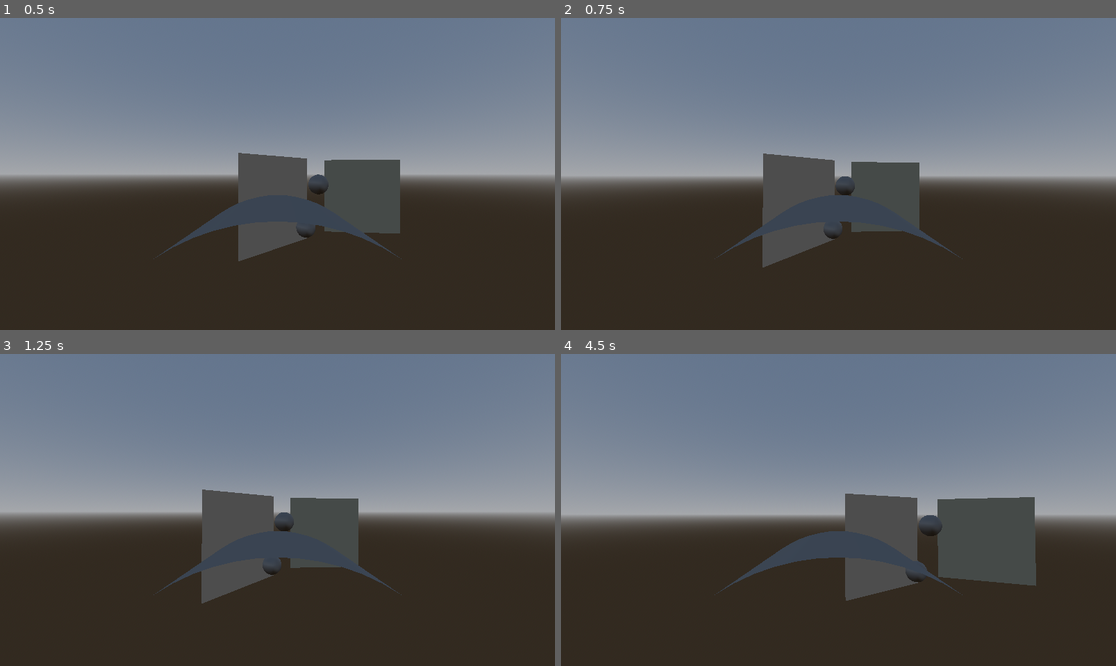
Above: before the commit, frames 1-4 (two rows, left to right).
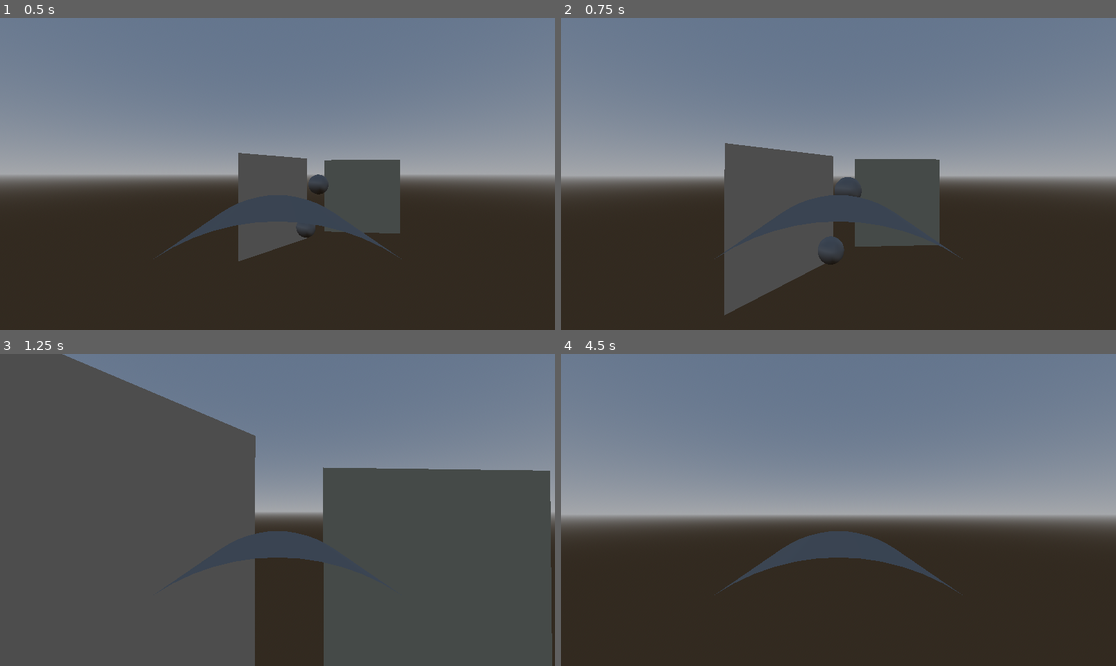
Above: after the commit, the same moments.

Repository: Norodix/GodotMirror
Game: Godot game, scene res://Demo/DemoWorld.tscn
Same seed, same stepped clock (60 frames per second), same inputs: the game is played once before the commit and once after it.
Inputs (mouse positions are in pixels of both pictures, inside the frame that each line leads up to):
- Up to frame 1 (0.5 s): no input
- Up to frame 2 (0.75 s): tap Enter at 0.5 s; move the mouse to (866, 174) at 0.52 s; hold Up (ui_up, bound only after the commit) from 0.53 s (still down)
- Up to frame 3 (1.25 s): keep holding Up (ui_up, bound only after the commit)
- Up to frame 4 (4.5 s): keep holding Up (ui_up, bound only after the commit); move the mouse to (810, 510) at 1.27 s; tap Space at 2, 3.5 s; move the mouse to (849, 503) at 2.02 s; tap Enter at 2.75, 4.25 s; move the mouse to (832, 516) at 2.77 s; move the mouse to (877, 513) at 3.52 s; move the mouse to (794, 506) at 4.27 s

Frame 1 is identical in both runs. In frame 2, 6.2% of the frame differs, in the area x 29-69%, y 40-96%; in frame 3, 62%, in the area x 0-100%, y 0-100%; in frame 4, 7.1%.

Commit message:
Fixed input map

Diff:
--- a/project.godot
+++ b/project.godot
@@ -23,30 +23,30 @@
 
 ui_left={
 "deadzone": 0.5,
-"events": [Object(InputEventKey,"resource_local_to_scene":false,"resource_name":"","device":0,"window_id":0,"alt_pressed":false,"shift_pressed":false,"ctrl_pressed":false,"meta_pressed":false,"pressed":false,"keycode":0,"physical_keycode":0,"key_label":0,"unicode":0,"echo":false,"script":null)
+"events": [Object(InputEventKey,"resource_local_to_scene":false,"resource_name":"","device":-1,"window_id":0,"alt_pressed":false,"shift_pressed":false,"ctrl_pressed":false,"meta_pressed":false,"pressed":false,"keycode":4194319,"physical_keycode":0,"key_label":0,"unicode":0,"echo":false,"script":null)
 , Object(InputEventJoypadButton,"resource_local_to_scene":false,"resource_name":"","device":0,"button_index":14,"pressure":0.0,"pressed":false,"script":null)
-, Object(InputEventKey,"resource_local_to_scene":false,"resource_name":"","device":0,"window_id":0,"alt_pressed":false,"shift_pressed":false,"ctrl_pressed":false,"meta_pressed":false,"pressed":false,"keycode":0,"physical_keycode":0,"key_label":0,"unicode":0,"echo":false,"script":null)
+, Object(InputEventKey,"resource_local_to_scene":false,"resource_name":"","device":-1,"window_id":0,"alt_pressed":false,"shift_pressed":false,"ctrl_pressed":false,"meta_pressed":false,"pressed":false,"keycode":0,"physical_keycode":65,"key_label":0,"unicode":97,"echo":false,"script":null)
 ]
 }
 ui_right={
 "deadzone": 0.5,
-"events": [Object(InputEventKey,"resource_local_to_scene":false,"resource_name":"","device":0,"window_id":0,"alt_pressed":false,"shift_pressed":false,"ctrl_pressed":false,"meta_pressed":false,"pressed":false,"keycode":0,"physical_keycode":0,"key_label":0,"unicode":0,"echo":false,"script":null)
+"events": [Object(InputEventKey,"resource_local_to_scene":false,"resource_name":"","device":-1,"window_id":0,"alt_pressed":false,"shift_pressed":false,"ctrl_pressed":false,"meta_pressed":false,"pressed":false,"keycode":4194321,"physical_keycode":0,"key_label":0,"unicode":0,"echo":false,"script":null)
 , Object(InputEventJoypadButton,"resource_local_to_scene":false,"resource_name":"","device":0,"button_index":15,"pressure":0.0,"pressed":false,"script":null)
-, Object(InputEventKey,"resource_local_to_scene":false,"resource_name":"","device":0,"window_id":0,"alt_pressed":false,"shift_pressed":false,"ctrl_pressed":false,"meta_pressed":false,"pressed":false,"keycode":0,"physical_keycode":0,"key_label":0,"unicode":0,"echo":false,"script":null)
+, Object(InputEventKey,"resource_local_to_scene":false,"resource_name":"","device":-1,"window_id":0,"alt_pressed":false,"shift_pressed":false,"ctrl_pressed":false,"meta_pressed":false,"pressed":false,"keycode":0,"physical_keycode":68,"key_label":0,"unicode":100,"echo":false,"script":null)
 ]
 }
 ui_up={
 "deadzone": 0.5,
-"events": [Object(InputEventKey,"resource_local_to_scene":false,"resource_name":"","device":0,"window_id":0,"alt_pressed":false,"shift_pressed":false,"ctrl_pressed":false,"meta_pressed":false,"pressed":false,"keycode":0,"physical_keycode":0,"key_label":0,"unicode":0,"echo":false,"script":null)
+"events": [Object(InputEventKey,"resource_local_to_scene":false,"resource_name":"","device":-1,"window_id":0,"alt_pressed":false,"shift_pressed":false,"ctrl_pressed":false,"meta_pressed":false,"pressed":false,"keycode":4194320,"physical_keycode":0,"key_label":0,"unicode":0,"echo":false,"script":null)
 , Object(InputEventJoypadButton,"resource_local_to_scene":false,"resource_name":"","device":0,"button_index":12,"pressure":0.0,"pressed":false,"script":null)
-, Object(InputEventKey,"resource_local_to_scene":false,"resource_name":"","device":0,"window_id":0,"alt_pressed":false,"shift_pressed":false,"ctrl_pressed":false,"meta_pressed":false,"pressed":false,"keycode":0,"physical_keycode":0,"key_label":0,"unicode":0,"echo":false,"script":null)
+, Object(InputEventKey,"resource_local_to_scene":false,"resource_name":"","device":-1,"window_id":0,"alt_pressed":false,"shift_pressed":false,"ctrl_pressed":false,"meta_pressed":false,"pressed":false,"keycode":0,"physical_keycode":87,"key_label":0,"unicode":119,"echo":false,"script":null)
 ]
 }
 ui_down={
 "deadzone": 0.5,
-"events": [Object(InputEventKey,"resource_local_to_scene":false,"resource_name":"","device":0,"window_id":0,"alt_pressed":false,"shift_pressed":false,"ctrl_pressed":false,"meta_pressed":false,"pressed":false,"keycode":0,"physical_keycode":0,"key_label":0,"unicode":0,"echo":false,"script":null)
+"events": [Object(InputEventKey,"resource_local_to_scene":false,"resource_name":"","device":-1,"window_id":0,"alt_pressed":false,"shift_pressed":false,"ctrl_pressed":false,"meta_pressed":false,"pressed":false,"keycode":4194322,"physical_keycode":0,"key_label":0,"unicode":0,"echo":false,"script":null)
 , Object(InputEventJoypadButton,"resource_local_to_scene":false,"resource_name":"","device":0,"button_index":13,"pressure":0.0,"pressed":false,"script":null)
-, Object(InputEventKey,"resource_local_to_scene":false,"resource_name":"","device":0,"window_id":0,"alt_pressed":false,"shift_pressed":false,"ctrl_pressed":false,"meta_pressed":false,"pressed":false,"keycode":0,"physical_keycode":0,"key_label":0,"unicode":0,"echo":false,"script":null)
+, Object(InputEventKey,"resource_local_to_scene":false,"resource_name":"","device":-1,"window_id":0,"alt_pressed":false,"shift_pressed":false,"ctrl_pressed":false,"meta_pressed":false,"pressed":false,"keycode":0,"physical_keycode":87,"key_label":0,"unicode":119,"echo":false,"script":null)
 ]
 }
 
